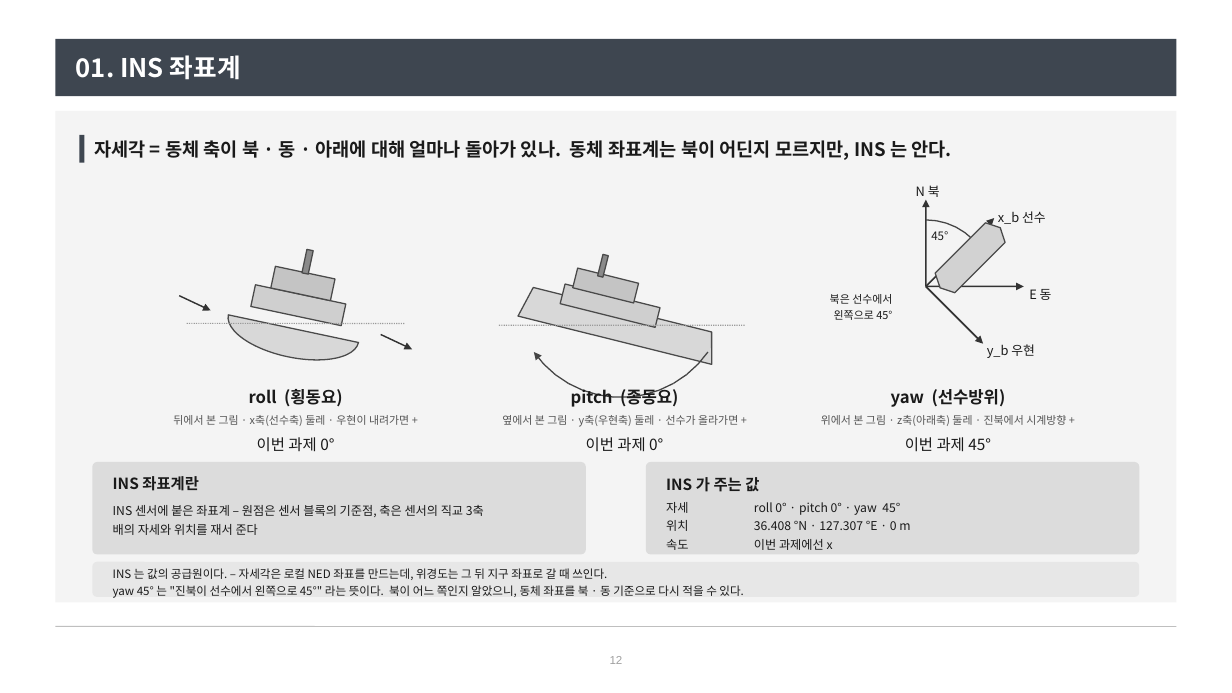
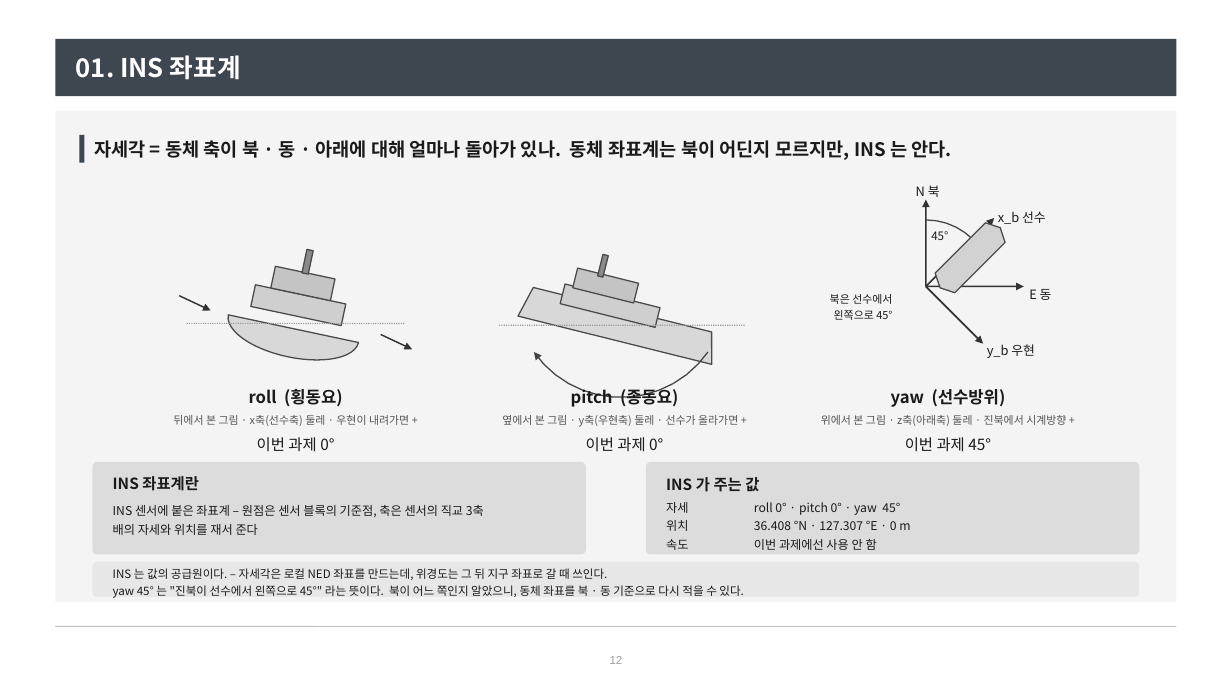
Before and after one commit to harley-hwan/radar-sw-study, a slide deck: slide 12 of Part2_CoordFrames/ref/산출물/좌표계와_좌표변환.pptx. Drawn at 1232x693 pixels with LibreOffice and Linux fonts; fonts in the diff are those of the drawing. Boxes give left, top, right and bottom in pixels: in the first picture for what was removed or moved away, otherwise in the second. Text is boxed around its words. In the diff, an @@ line names an element or a change of style, - is before the commit and + after.

```diff
--- a/Part2_CoordFrames/ref/산출물/좌표계와_좌표변환.pptx
+++ b/Part2_CoordFrames/ref/산출물/좌표계와_좌표변환.pptx
@@ text at box(754, 539, 877, 550): text changed @@
-이번 과제에선 x
+이번 과제에선 사용 안 함
```
Also in this commit, not shown: 15 other slides changed, 1 other file.
